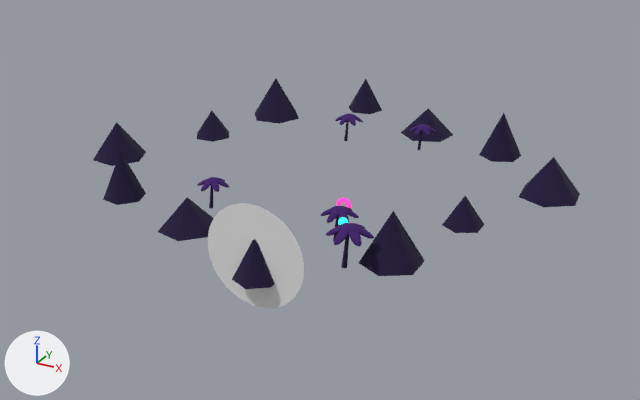
The glTF model models/stages/stage-synth.glb as it was, and as the next commit left it.
Before and after are seen from a 50 mm lens placed at (62.7, -115.0, 50.6), pointed at (0.7, -2.3, -5.7). Every picture has the same lights, and +X, +Y and +Z are marked at lower left. The older version comes first. Where no turn or scale is listed for an object, it has been applied to the vertices. Vertices at exactly the same position are counted once.
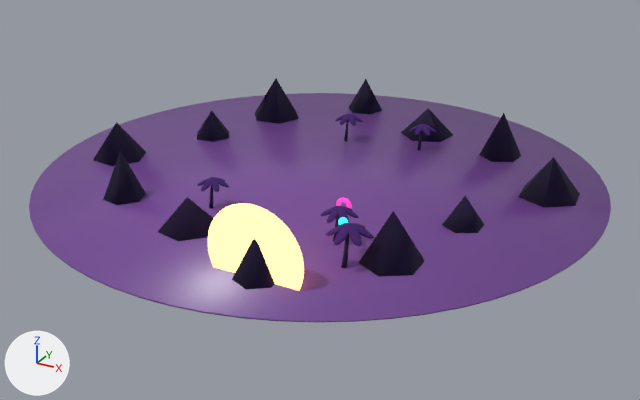
Pixel boxes (x1, y1, x2, y2) of what changed, in the pictures (640 x 400 px; the box of a moved part takes in the faces that stretch with it):
'stage-synth-diorama-floor', added (purple)
    after: (29, 93, 611, 322)
part 1 of me_mesh_1, moved or reshaped
    both: (208, 245, 245, 255)
part 2 of me_mesh_1, recoloured (lighter)
    before: (208, 203, 304, 308)
    after: (208, 203, 304, 291)

Edits to the bpy script that builds the scene:
```text
Add mat_stage_synth_sun:
    mat_stage_synth_sun = principled_material('stage-synth-sun')
    mat_stage_synth_sun.base_color = (1.0, 0.5, 0.18)  # orange #ffbc76
    mat_stage_synth_sun.emission_color = (1.0, 0.5, 0.18)  # orange #ffbc76
    mat_stage_synth_sun.emission_strength = 2.5
Add mat_stage_synth_floor:
    mat_stage_synth_floor = principled_material('stage-synth-floor')
    mat_stage_synth_floor.base_color = (0.16, 0.06, 0.28)  # purple #6f4590
    mat_stage_synth_floor.roughness = 0.35
    mat_stage_synth_floor.emission_color = (0.0128, 0.0048, 0.0224)  # black #1e0f29
    mat_stage_synth_floor.emission_strength = 1.0
Change me_mesh_1:
    used by ob_mesh_1; location = (9.0, -34.0, 0.6)
    verts and faces of me_mesh_1; kept vertices keep their numbers, new ones are numbered from 66
    before: 0 (0.0, 0.0, 0.0), 1 (-7.0, 0.0, 0.0) at pixel (207, 244), 64 (-6.97, 0.0, -0.69) at pixel (208, 249), 65 (-7.0, 0.0, 0.0) at pixel (207, 244)
    remove me_mesh_1.from_pydata(...)  # 66 vertices, 64 faces; spans x -7.0..7.0, y 0.0, z -7.0..7.0
    add me_mesh_1.from_pydata(...)  # 65 vertices, 64 faces; spans x -7.0..7.0, y 0.0, z -7.0..7.0
    me_mesh_1 part 1
    add delete_vertices([65])  # with the faces that use them
    add faces += [(0, 64, 1)]
    me_mesh_1 part 2: 63 faces spanning x -7.0..7.0, y 0.0, z -7.0..7.0 switch from no material to mat_stage_synth_sun (orange #ffbc76, glowing orange #ffbc76)
Add me_cylinder:
    me_cylinder.from_pydata(...)  # a 64-sided cylinder along z spanning x -44.4..44.4, y -44.4..44.4, z -0.1..0.1
    me_cylinder.materials.append(mat_stage_synth_floor)  # purple #6f4590
Add ob_stage_synth_diorama_floor:
    ob_stage_synth_diorama_floor = bpy.data.objects.new('stage-synth-diorama-floor', me_cylinder)
    ob_stage_synth_diorama_floor.location = (-0.6, 0.1, -2.6)
```
